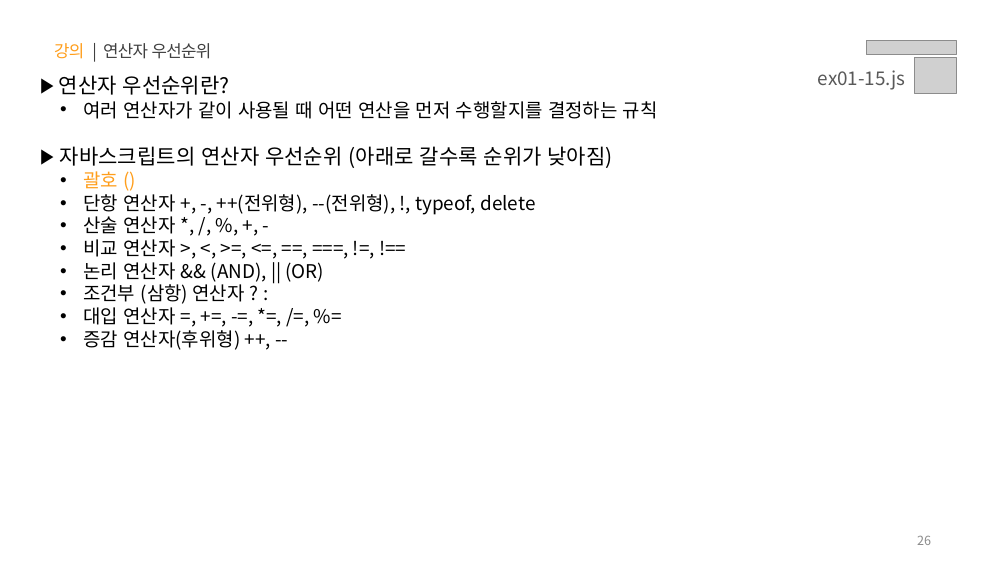
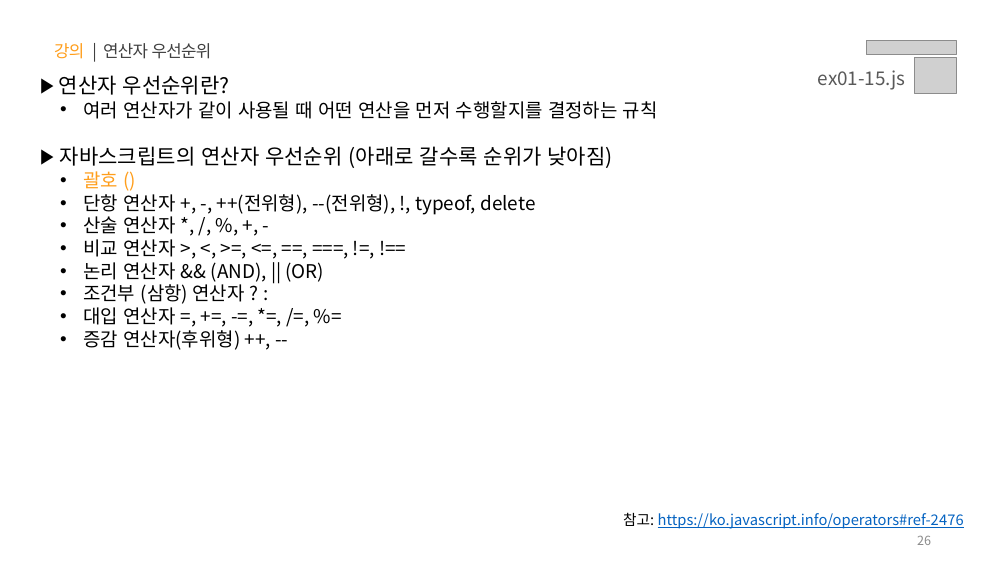
Before and after one commit to yebin-jeong/learn-js, a slide deck: slide 26 of PPT/01.자바스크립트 - 기초 문법.pptx. Drawn at 1008x567 pixels with LibreOffice and Linux fonts; fonts in the diff are those of the drawing; grey boxes stand for pictures. Boxes give left, top, right and bottom in pixels: in the first picture for what was removed or moved away, otherwise in the second. Text is boxed around its words. In the diff, an @@ line names an element or a change of style, - is before the commit and + after.

Commit message:
📝 참고 URL 추가

```diff
--- a/PPT/01.자바스크립트 - 기초 문법.pptx
+++ b/PPT/01.자바스크립트 - 기초 문법.pptx
@@ text added at (x1=623, y1=512, x2=964, y2=529), 14 pt, text #0563C1, underline @@
+참고: https://ko.javascript.info/operators#ref-2476
```
Also in this commit, not shown: 45 other slides changed.
